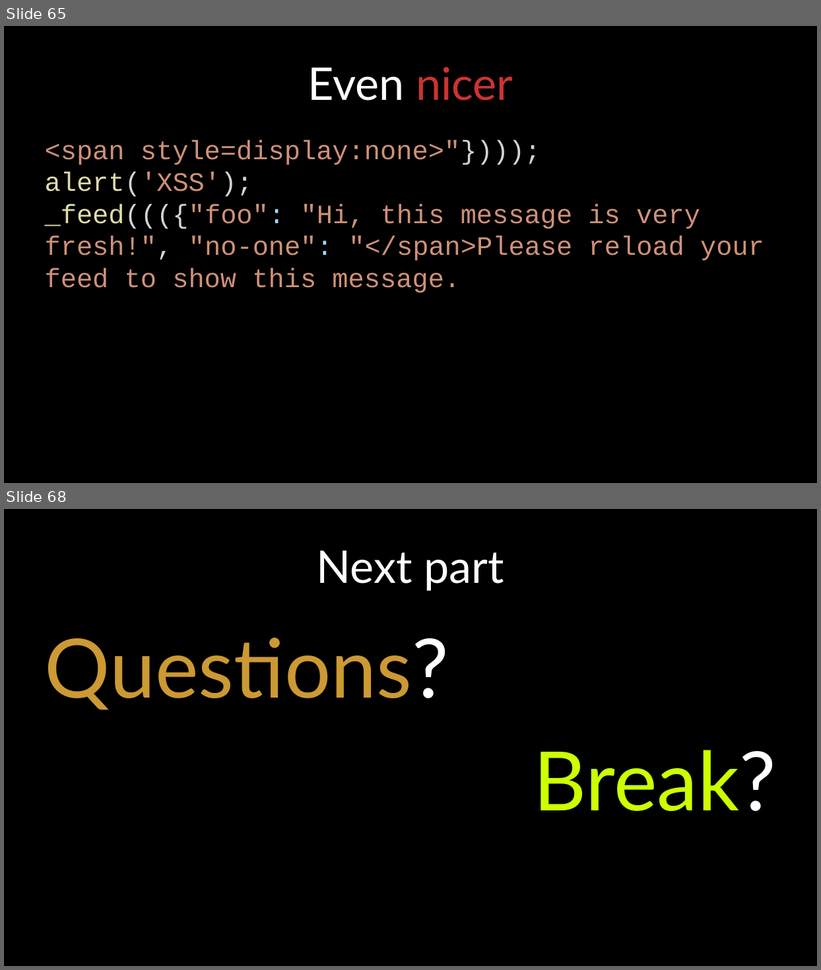
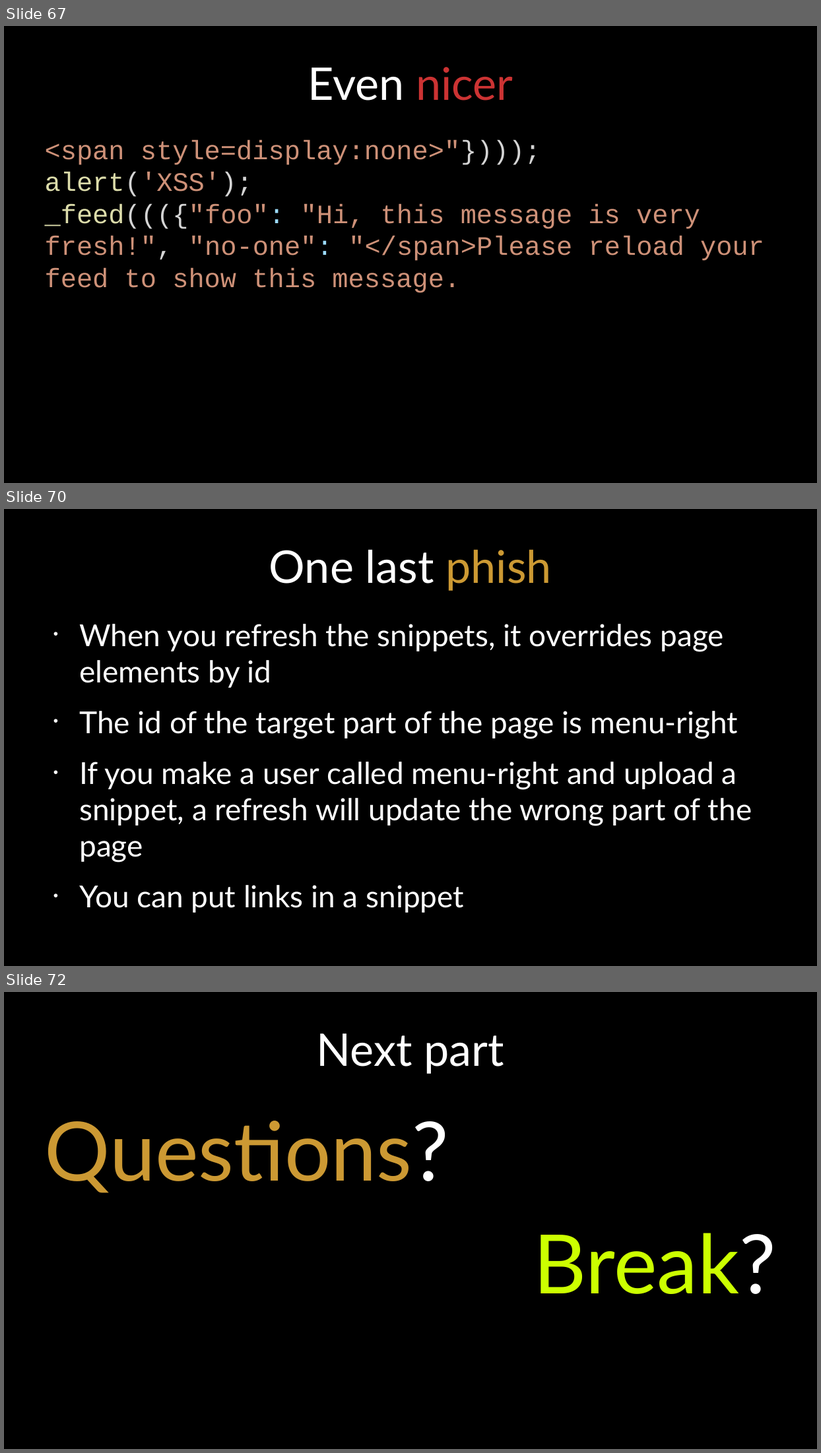
Before and after one commit to bcc-code/buk-tech-hack, a slide deck: presentation.odp. Shown one above the other, each under a label of ours: slides 65 and 68 before the commit, slides 67, 70 and 72 after it; the slides between them are not shown. The pictures are 821x970 and 821x1453 pixels, drawn with LibreOffice and Linux fonts; fonts in the diff are those of the drawing; background and template pictures are left out. Boxes give left, top, right and bottom in pixels: in the first picture for what was removed or moved away, otherwise in the second. Text is boxed around its words. In the diff, an @@ line names an element or a change of style, - is before the commit and + after.

```diff
--- a/presentation.odp
+++ b/presentation.odp
@@ slide 70 added at <box>4,509,817,966</box>, background #000000 @@
@@ title added at <box>269,549,551,591</box>, 44 pt, text #FFFFFF @@
+One last phish
@@ text added at <box>79,624,752,913</box>, 29.6 pt, text #FFFFFF @@
+• When you refresh the snippets, it overrides page elements by id
+• The id of the target part of the page is menu-right
+• If you make a user called menu-right and upload a snippet, a refresh will update the wrong part of the page
+• You can put links in a snippet
@@ what was slide 65 is now slide 67 @@
@@ what was slide 68 is now slide 72 @@
```
Also in this commit, not shown: 1 slide changed, 5 other slides added, 2 slides removed, 1 other file.
